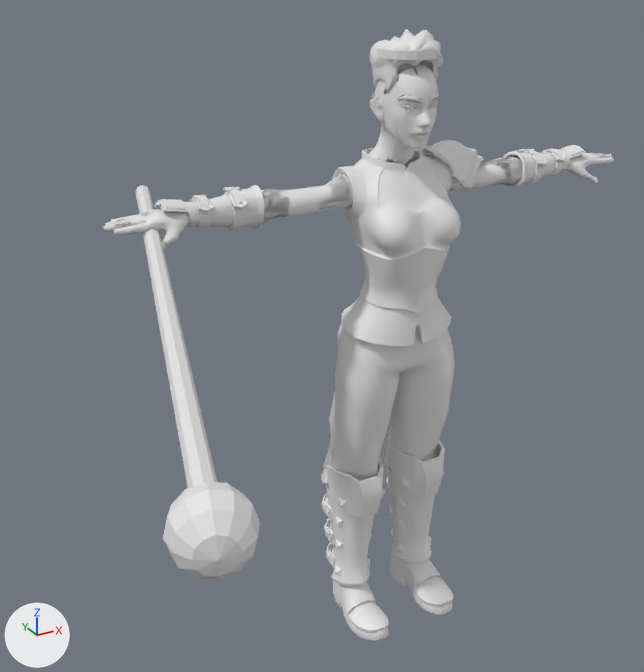
What one commit did to the glTF model unity/Tools~/models/heroes_hd/SB_Hero_ysolde_HD.glb.
Camera for both pictures: a 50 mm camera at (-1.37, -2.03, 2.04) aimed at (-0.27, -0.02, 1.04). Arrows for +X, +Y and +Z are at lower left; the lights stay in place. The first picture is the older version. Vertices at exactly the same position are counted once.

The scene before the commit, as lines of its bpy script (objects in view):
```python
me_face = bpy.data.meshes.new('Face')
me_face.from_pydata(...)  # 14160 vertices, 24522 faces; spans x -1.11..0.83, y -1.22..0.43, z 0.0..1.84
ob_sb_hero_ysolde = bpy.data.objects.new('SB_Hero_ysolde', me_face)
ob_sb_hero_ysolde.location = (0.0, 0.0, 0.0)
```
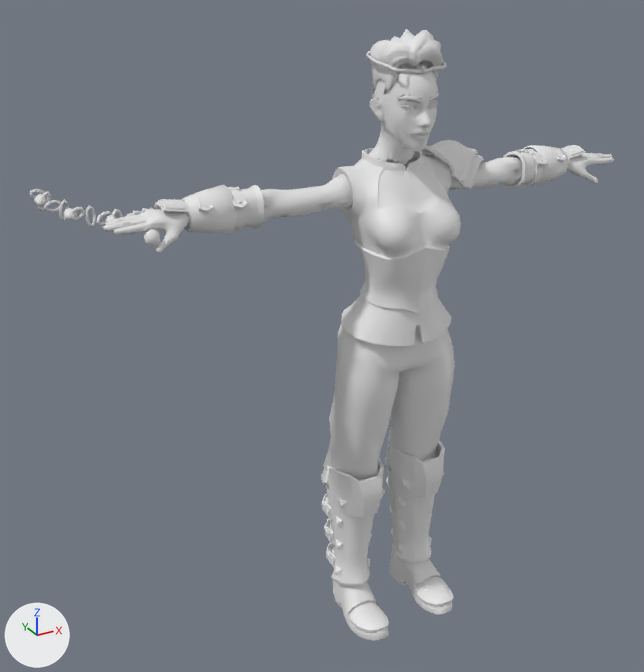
Where the change shows, as pixel boxes [x1, y1, x2, y2] in the pictures (644 x 672 px; the box of a moved part takes in the faces that stretch with it):
'SB_Hero_ysolde', reshaped (14% wider): before [103, 29, 614, 641]; after [30, 29, 614, 641]
part 1 of me_face, deleted: before [163, 481, 260, 579]
part 2 of me_face, reshaped: before [106, 30, 612, 488]; after [30, 30, 614, 336]
part 3 of me_face, moved or reshaped: before [322, 437, 452, 638]; after [322, 447, 453, 637]

Edits to the bpy script that builds the scene:
```text
Change me_face:
    used by ob_sb_hero_ysolde; location = (0.0, 0.0, 0.0)
    remove me_face.from_pydata(...)  # 14160 vertices, 24522 faces; spans x -1.11..0.83, y -1.22..0.43, z 0.0..1.84
    add me_face.from_pydata(...)  # 15648 vertices, 25000 faces; spans x -0.84..0.83, y -0.17..0.91, z 0.0..1.84
    me_face part 1: the loose piece of 62 vertices spanning x -1.11..-0.99, y -1.22..-1.1, z 1.32..1.44 is deleted
    me_face part 2: 280 vertices moved within x -0.82..0.82, y -0.09..0.15, z 1.36..1.81; 712 vertices removed from x -1.06..0.8, y -1.12..0.43, z 0.8..1.83; 1979 vertices added at x -0.84..0.83, y -0.12..0.91, z 0.83..1.83
    me_face part 3: 125 vertices moved within x -0.19..0.19, y -0.16..0.17, z 0.04..0.44; 170 vertices removed from x -0.2..0.2, y -0.16..0.16, z 0.01..0.52; 441 vertices added at x -0.2..0.2, y -0.16..0.17, z 0.0..0.55
    other edits to the shape of me_face do not show in these pictures
```
